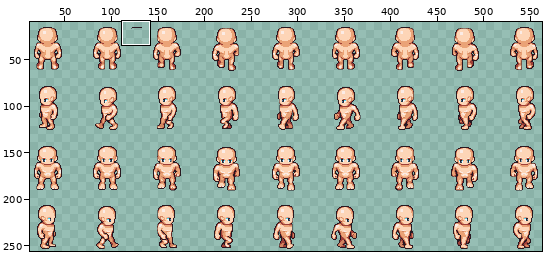
File history of a pixel-art file, PixelCup/male_walkcycle_practice.ase. Above, an overview of the earlier version with the close-up marked.
Close-up. The starting point:
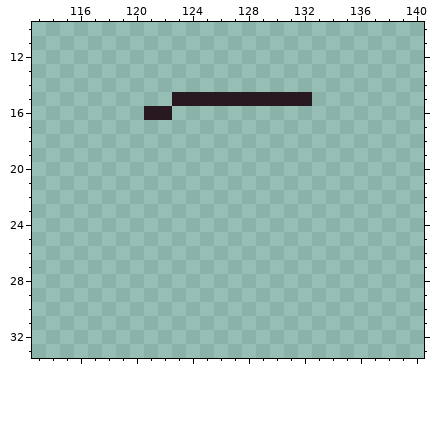
576x256 pixels, 1 frame. Shown: x 113..140, y 10..33. The wide view leaves out empty margins.
New version:
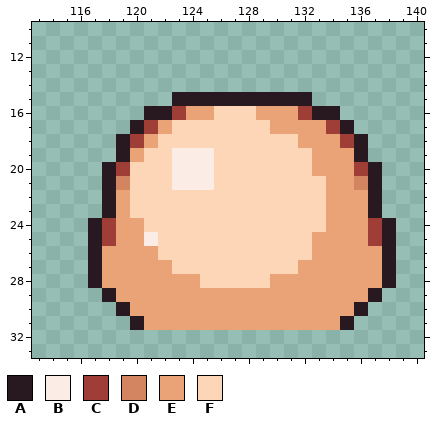
Palette (. is transparent): A #281820  B #fbece6  C #9e3e37  D #d28560  E #eaa377  F #fdd5b7
Log entry: added walk cycle practice and pixelcup palette for asprite
Difference:
Layer "Layer 2":
There is now colour A in row 16 at x 133 to 134; in row 17 at x 120 and 135; in rows 18 to 19 at x 119 and 136; in rows 20 to 23 at x 118 and 137; in rows 24 to 28 at x 117 and 138; in row 29 at x 118 and 137.
There is now colour A in row 30 at x 119 and 136; in row 31 at x 120 and 135.
There is now colour B in rows 19 to 21 at x 123 to 125; in row 25 at x 121.
There is now colour C in row 16 at x 123 and 132; in row 17 at x 121 and 134; in row 18 at x 120 and 135; in row 20 at x 119 and 136; in rows 24 to 25 at x 118 and 137.
There is now colour D in row 21 at x 119 and 136.
There is now colour E in row 16 at x 124 to 125 and 129 to 131; in row 17 at x 122 and 130 to 133; in row 18 at x 121 and 132 to 134; in row 19 at x 120 and 133 to 135; in row 20 at x 133 to 135; in row 21 at x 134 to 135.
There is now colour E in rows 22 to 23 at x 119 and 134 to 136; in row 24 at x 119 to 120 and 134 to 136; in row 25 at x 119 to 120 and 133 to 136; in row 26 at x 118 to 121 and 133 to 137; in row 27 at x 118 to 122 and 132 to 137; in row 28 at x 118 to 124 and 130 to 137.
There is now colour E in row 29 at x 119 to 136; in row 30 at x 120 to 135; in row 31 at x 121 to 134.
There is now colour F in row 16 at x 126 to 128; in row 17 at x 123 to 129; in row 18 at x 122 to 131; in row 19 at x 121 to 122 and 126 to 132; in row 20 at x 120 to 122 and 126 to 132; in row 21 at x 120 to 122 and 126 to 133.
There is now colour F in rows 22 to 23 at x 120 to 133; in row 24 at x 121 to 133; in rows 25 to 26 at x 122 to 132; in row 27 at x 123 to 131; in row 28 at x 125 to 129.
Where, in picture pixels (left, top, right, bottom), the same in both close-ups:
added: (88, 106, 396, 330)
